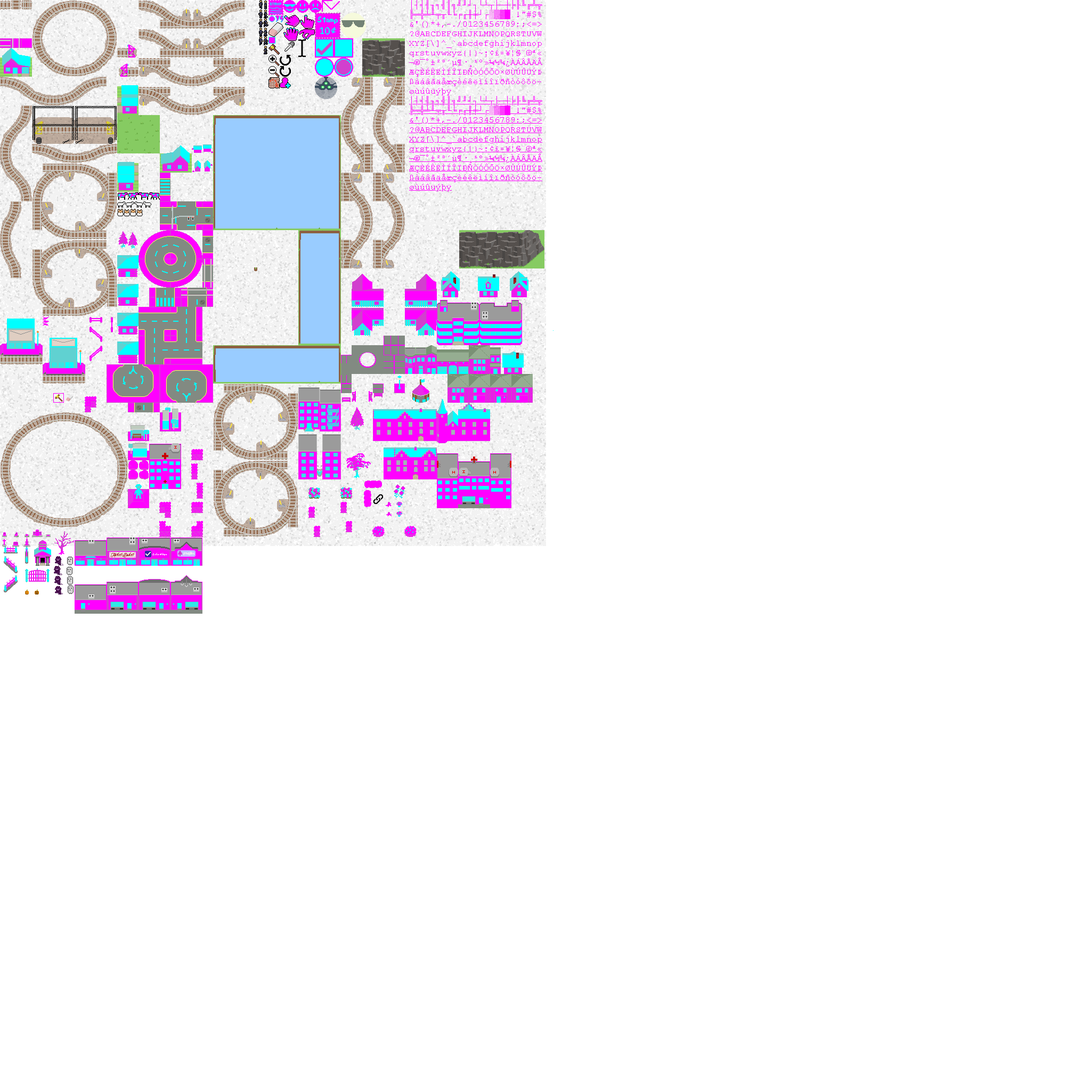
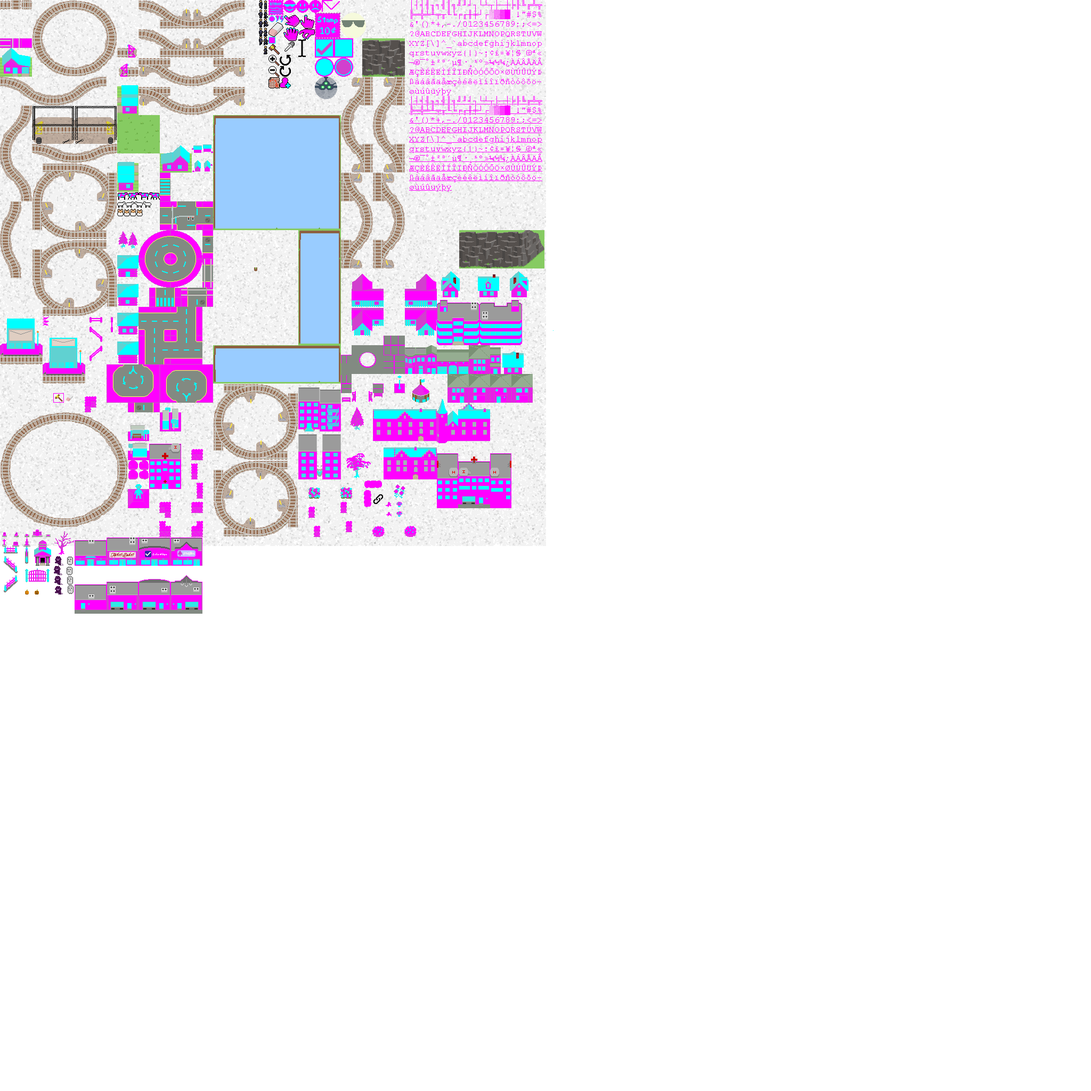
Layered file, before and after one edit (1091px x 1091px). Changes by layer:
painted on "Pasted Layer #3" over bbox(3, 562, 18, 593)
